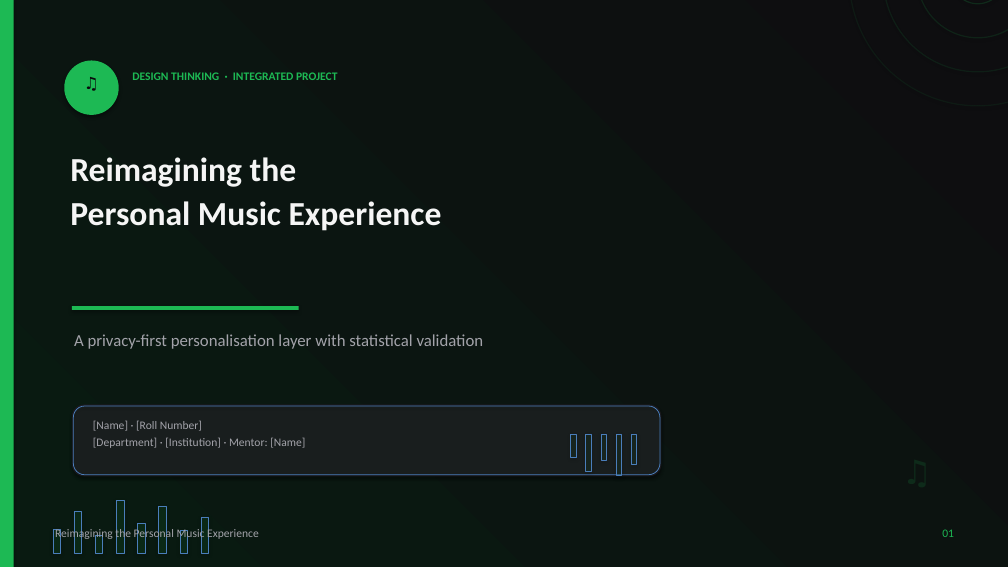
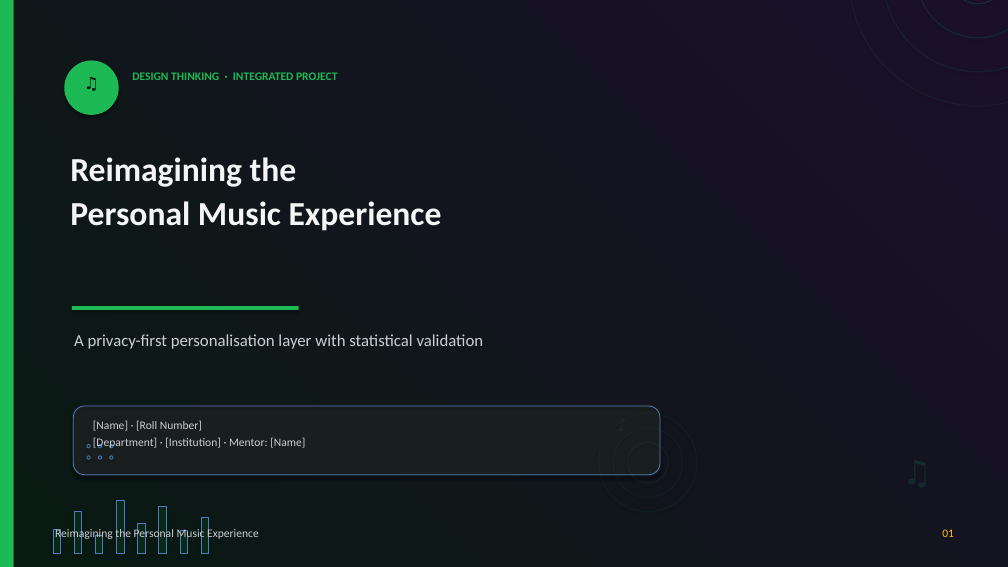
Before and after one commit to preet-kamdar/design-thinking-sem3, a slide deck: slide 1 of docs/Presentation.pptx. Drawn at 1008x567 pixels with LibreOffice and Linux fonts; fonts in the diff are those of the drawing. Boxes give left, top, right and bottom in pixels: in the first picture for what was removed or moved away, otherwise in the second. Text is boxed around its words. In the diff, an @@ line names an element or a change of style, - is before the commit and + after.

```diff
--- a/docs/Presentation.pptx
+++ b/docs/Presentation.pptx
@@ rectangle at (0, 0, 1008, 567): fill gradient #091A11 to #0E0E10 to gradient #091A11 to #1A102A @@
@@ ellipse added at (599, 414, 697, 512), outline #1DB954 1.1 pt @@
@@ text added at (615, 414, 647, 445), 16 pt, text #1DB954 at 8% opacity @@
+♪
@@ ellipse added at (87, 445, 90, 448), fill #1DB954 at 6% opacity @@
@@ ellipse added at (98, 445, 101, 448), fill #1DB954 at 6% opacity @@
@@ ellipse added at (110, 445, 113, 448), fill #1DB954 at 6% opacity @@
@@ rectangle removed at (571, 435, 576, 457) @@
@@ rectangle removed at (586, 435, 591, 471) @@
@@ rectangle removed at (601, 435, 606, 461) @@
@@ ellipse added at (613, 428, 683, 498), outline #1DB954 1.1 pt @@
@@ rectangle removed at (616, 435, 622, 476) @@
@@ ellipse added at (628, 442, 668, 483), outline #1DB954 1.1 pt @@
@@ rectangle removed at (631, 435, 637, 465) @@
@@ ellipse added at (87, 456, 90, 459), fill #1DB954 at 6% opacity @@
@@ ellipse added at (98, 456, 101, 459), fill #1DB954 at 6% opacity @@
@@ ellipse added at (110, 456, 113, 459), fill #1DB954 at 6% opacity @@
@@ text colour #A3A3AA to #CDCDD7 in 3 elements at (74, 334, 484, 349), (93, 420, 305, 448), (55, 528, 259, 541) @@
@@ text "01" at (942, 529, 954, 537): text colour #1DB954 to #FFC107 @@
```
Also in this commit, not shown: 14 other slides changed, 2 other files.
